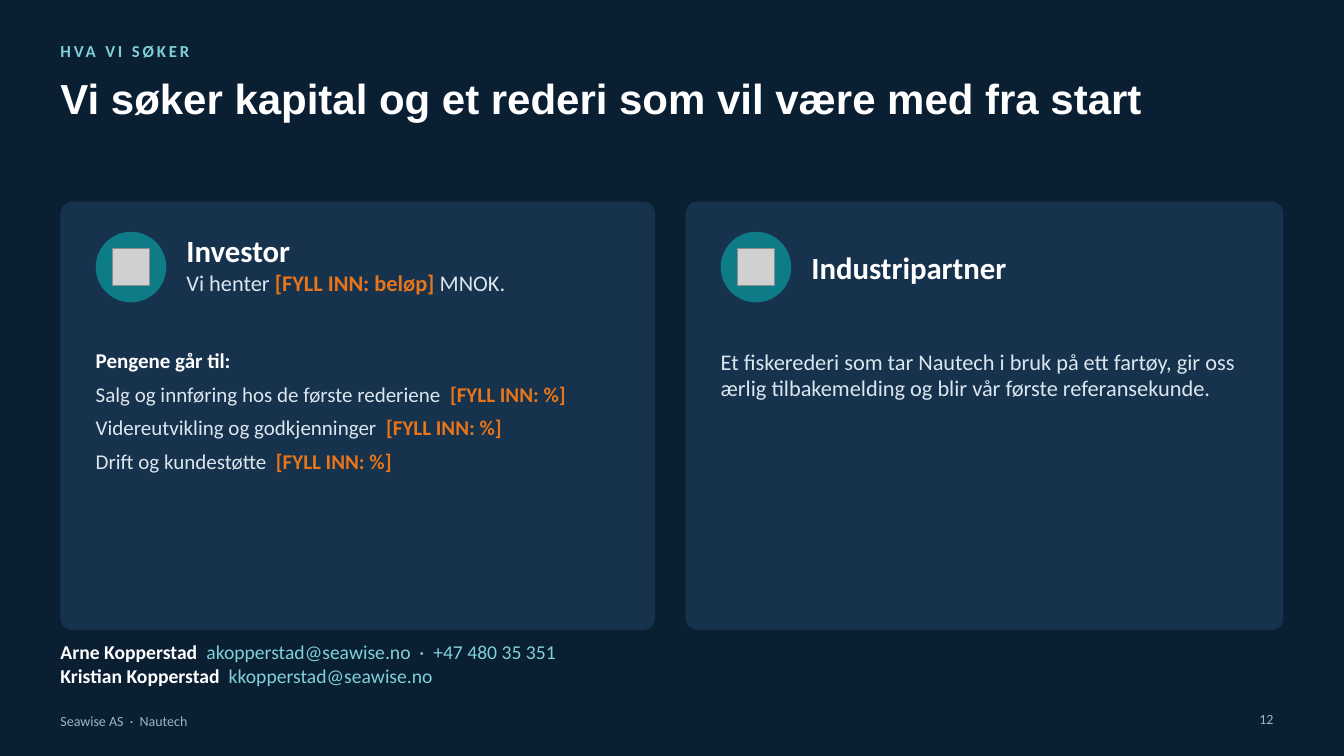
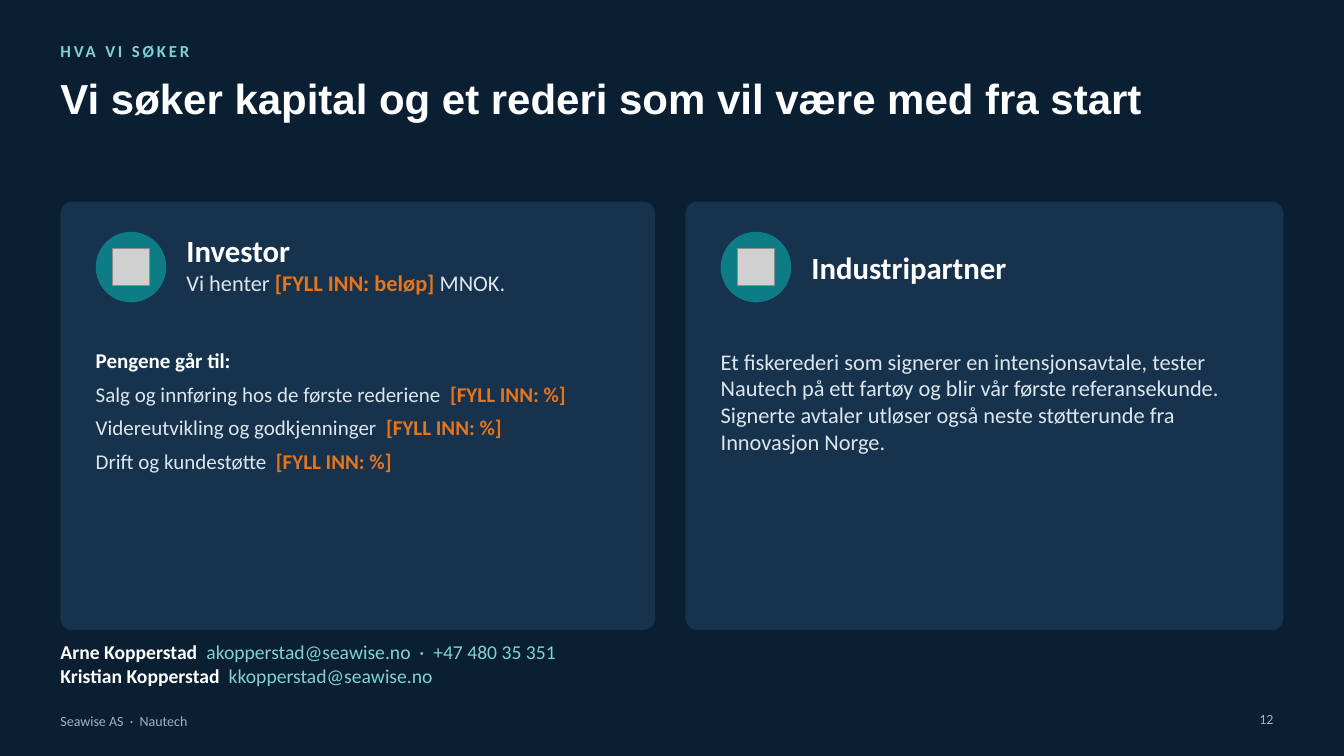
Before and after one commit to akopperstad/Claude, a slide deck: slide 12 of presentasjoner/Nautech - Investorpresentasjon v2.pptx. Drawn at 1344x756 pixels with LibreOffice and Linux fonts; fonts in the diff are those of the drawing; grey boxes stand for pictures. Boxes give left, top, right and bottom in pixels: in the first picture for what was removed or moved away, otherwise in the second. Text is boxed around its words. In the diff, an @@ line names an element or a change of style, - is before the commit and + after.

```diff
--- a/presentasjoner/Nautech - Investorpresentasjon v2.pptx
+++ b/presentasjoner/Nautech - Investorpresentasjon v2.pptx
@@ text at <box>721,354,1218,454</box>: text changed @@
-Et fiskerederi som tar Nautech i bruk på ett fartøy, gir oss ærlig tilbakemelding og blir vår første referansekunde.
+Et fiskerederi som signerer en intensjonsavtale, tester Nautech på ett fartøy og blir vår første referansekunde. Signerte avtaler utløser også neste støtterunde fra Innovasjon Norge.
```
Also in this commit, not shown: 6 other slides changed, 1 other file.
